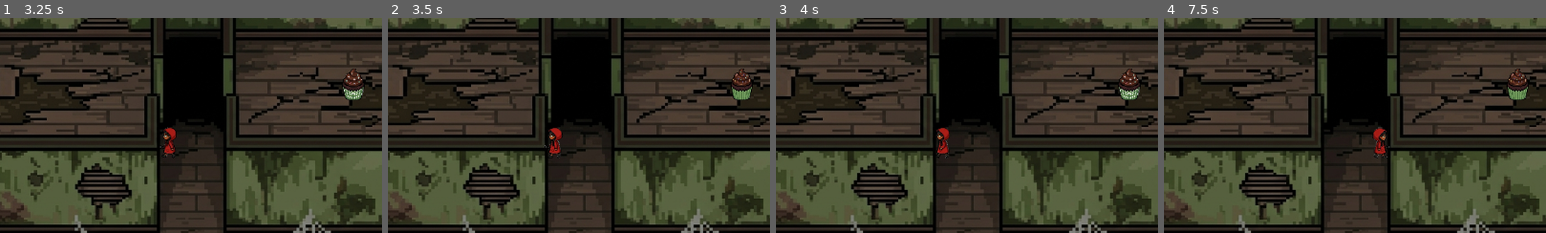
Above: before the commit, frames 1-4 (left to right).
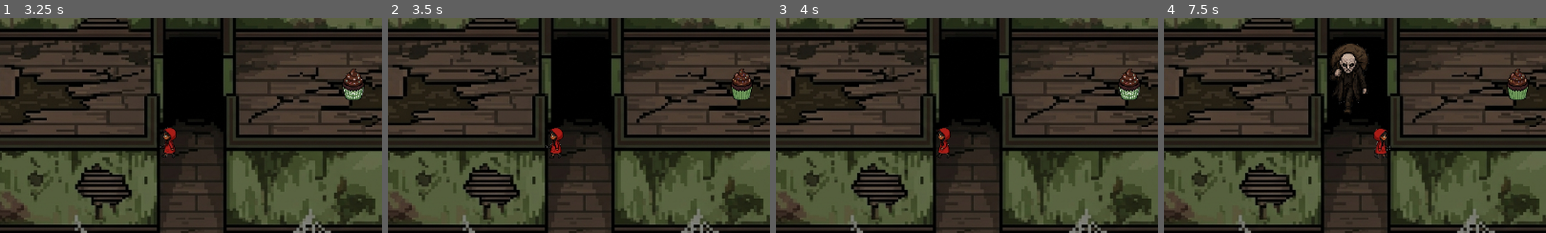
Above: after the commit, the same moments.

Repository: Guga-tab/KiHome
Game: Godot game, scene res://scenes/game_title.tscn
Same seed, same stepped clock (60 frames per second), same inputs: the game is played once before the commit and once after it.
Inputs (mouse positions are % of the whole screen's width and height, from its top left):
- Up to frame 1 (3.25 s): click (71, 71) at 0.5 s; hold Up (ui_up) 1.28-2.78 s; hold Left (ui_left) from 2.78 s (still down)
- Up to frame 2 (3.5 s): keep holding Left (ui_left)
- Up to frame 3 (4 s): keep holding Left (ui_left)
- Up to frame 4 (7.5 s): release Left (ui_left) at 4.28 s; hold Down (ui_down) 4.28-5.03 s; hold Right (ui_right) 5.03-5.78 s; hold Up (ui_up) 5.78-6.53 s; hold Right (ui_right) from 6.53 s (still down)
The pictures show only the part of the screen within x 25-75%, y 21-71%; the shares and areas given below are measured in that part.

Frame 1 is identical in both runs. In frame 2, 0.2% of the frame differs, in the area x 41-46%, y 51-66%; in frame 3, 0.2%; in frame 4, 1.6%, in the area x 43-60%, y 12-66%.

Commit message:
feat: enemy follows player

Diff:
--- a/entities/bag_man.tscn
+++ b/entities/bag_man.tscn
@@ -1,10 +1,11 @@
 [gd_scene format=3 uid="uid://y0hjy3k6wfrj"]
 
+[ext_resource type="Script" uid="uid://cyeqw0hlerk1r" path="res://scripts/bag_man.gd" id="1_mijk5"]
 [ext_resource type="Texture2D" uid="uid://06qr16s4jli0" path="res://assets/old_man.png" id="2_mijk5"]
 
 [sub_resource type="CapsuleShape2D" id="CapsuleShape2D_lj585"]
 radius = 89.0
-height = 294.0
+height = 186.0
 
 [sub_resource type="AtlasTexture" id="AtlasTexture_6pk20"]
 atlas = ExtResource("2_mijk5")
@@ -141,7 +142,11 @@
 "speed": 8.0
 }]
 
+[sub_resource type="RectangleShape2D" id="RectangleShape2D_lj585"]
+size = Vector2(182, 193)
+
 [node name="BagMan" type="CharacterBody2D" unique_id=328874900]
+script = ExtResource("1_mijk5")
 
 [node name="Collision" type="CollisionShape2D" parent="." unique_id=1745039390]
 shape = SubResource("CapsuleShape2D_lj585")
@@ -151,3 +156,10 @@
 sprite_frames = SubResource("SpriteFrames_kvhnv")
 animation = &"right"
 frame_progress = 0.099727966
+
+[node name="AreaCaptura" type="Area2D" parent="." unique_id=301291874]
+
+[node name="CollisionShape2D" type="CollisionShape2D" parent="AreaCaptura" unique_id=132875921]
+position = Vector2(-3, -10.5)
+shape = SubResource("RectangleShape2D_lj585")
+debug_color = Color(0.31961766, 0.62539345, 0, 0.41960785)
--- a/scenes/game.tscn
+++ b/scenes/game.tscn
@@ -14,19 +14,19 @@
 size = Vector2(1561.4742, 18.903004)
 
 [sub_resource type="RectangleShape2D" id="RectangleShape2D_u5sy4"]
-size = Vector2(480.76398, 63.98358)
+size = Vector2(480.76398, 85.76518)
 
 [sub_resource type="RectangleShape2D" id="RectangleShape2D_lj585"]
-size = Vector2(461.35437, 89.84956)
+size = Vector2(461.35437, 107.5471)
 
 [sub_resource type="RectangleShape2D" id="RectangleShape2D_gee14"]
-size = Vector2(1247.0005, 55.376347)
+size = Vector2(1247.0005, 91.2097)
 
 [sub_resource type="RectangleShape2D" id="RectangleShape2D_0tnpc"]
-size = Vector2(723.2728, 35.266937)
+size = Vector2(723.2728, 58.77823)
 
 [sub_resource type="RectangleShape2D" id="RectangleShape2D_vtaks"]
-size = Vector2(904.4029, 14.551955)
+size = Vector2(904.4029, 24.253258)
 
 [sub_resource type="RectangleShape2D" id="RectangleShape2D_kvpfn"]
 size = Vector2(33.64302, 21.641376)
@@ -36,6 +36,14 @@
 
 [sub_resource type="RectangleShape2D" id="RectangleShape2D_kvuet"]
 size = Vector2(8.905491, 18.609713)
+
+[sub_resource type="NavigationPolygon" id="NavigationPolygon_lj585"]
+vertices = PackedVector2Array(1076.1094, 588.0078, -28.976563, 585.0781, -26.109375, -22.15625, 1078.9766, -31.929688)
+polygons = Array[PackedInt32Array]([PackedInt32Array(0, 1, 2, 3)])
+outlines = Array[PackedVector2Array]([PackedVector2Array(-39, -35, -42, 598, 1089, 601, 1092, -45)])
+parsed_geometry_type = 1
+parsed_collision_mask = 1
+agent_radius = 12.95
 
 [node name="Game" type="Node2D" unique_id=1943465293]
 position = Vector2(53, 49)
@@ -68,9 +76,9 @@
 scale = Vector2(0.8827586, 1.5875969)
 
 [node name="CollisionShape2D" type="CollisionShape2D" parent="Scenario/left" unique_id=817938095]
-position = Vector2(-225.74454, 276.99304)
+position = Vector2(-214.85367, 276.99304)
 rotation = 1.5707964
-scale = Vector2(0.9999993, 0.99999934)
+scale = Vector2(0.9999992, 0.9999993)
 shape = SubResource("RectangleShape2D_u5sy4")
 
 [node name="right" type="StaticBody2D" parent="Scenario" unique_id=872263529]
@@ -78,16 +86,16 @@
 scale = Vector2(0.8827586, 1.5875969)
 
 [node name="CollisionShape2D" type="CollisionShape2D" parent="Scenario/right" unique_id=549319920]
-position = Vector2(1256.0889, 286.69788)
+position = Vector2(1247.24, 286.69788)
 rotation = 1.5707964
-scale = Vector2(0.99999946, 0.9999995)
+scale = Vector2(0.9999994, 0.9999994)
 shape = SubResource("RectangleShape2D_lj585")
 
 [node name="wall1" type="StaticBody2D" parent="Scenario" unique_id=224602145]
 scale = Vector2(1.0000001, 1)
 
 [node name="CollisionShape2D" type="CollisionShape2D" parent="Scenario/wall1" unique_id=1889107278]
-position = Vector2(55.881165, -303.51318)
+position = Vector2(55.881165, -275.06876)
 scale = Vector2(0.8827581, 1.5875955)
 shape = SubResource("RectangleShape2D_gee14")
 
@@ -95,7 +103,7 @@
 scale = Vector2(1.0000001, 1)
 
 [node name="CollisionShape2D2" type="CollisionShape2D" parent="Scenario/wall2" unique_id=353360933]
-position = Vector2(-349.70828, 36.148163)
+position = Vector2(-349.70828, 65.7778)
 scale = Vector2(0.77926236, 2.5204594)
 shape = SubResource("RectangleShape2D_0tnpc")
 
@@ -103,7 +111,7 @@
 scale = Vector2(1.0000001, 1)
 
 [node name="CollisionShape2D3" type="CollisionShape2D" parent="Scenario/wall3" unique_id=1829664669]
-position = Vector2(332.88385, 34.37036)
+position = Vector2(332.88385, 65.18518)
 scale = Vector2(0.60724986, 6.3527164)
 shape = SubResource("RectangleShape2D_vtaks")
 
@@ -111,7 +119,7 @@
 scale = Vector2(1.0000005, 1)
 
 [node name="CollisionShape2D3" type="CollisionShape2D" parent="Scenario/wall4" unique_id=310551412]
-position = Vector2(-78.1134, 11.851868)
+position = Vector2(-76.31093, -11.851839)
 scale = Vector2(0.6072498, 6.3527164)
 shape = SubResource("RectangleShape2D_kvpfn")
 
@@ -119,7 +127,7 @@
 scale = Vector2(1.0000012, 1)
 
 [node name="CollisionShape2D3" type="CollisionShape2D" parent="Scenario/wall5" unique_id=124890445]
-position = Vector2(66.69678, 11.40741)
+position = Vector2(67.89852, -14.222219)
 scale = Vector2(0.60724986, 6.3527164)
 shape = SubResource("RectangleShape2D_dinhu")
 
@@ -148,8 +156,12 @@
 scale = Vector2(0.2, 0.2)
 
 [node name="BagMan" parent="." unique_id=891398783 instance=ExtResource("5_p57ef")]
-position = Vector2(525, -143)
-scale = Vector2(0.6, 0.6)
+position = Vector2(522, 176)
+scale = Vector2(0.4, 0.4)
+
+[node name="NavigationAgent2D" type="NavigationAgent2D" parent="BagMan" unique_id=178021740]
+path_desired_distance = 9.0
+target_desired_distance = 9.0
 
 [node name="ReferenceRect1" type="ReferenceRect" parent="." unique_id=857755712 groups=["zonas_spawn"]]
 offset_left = 121.0
@@ -174,3 +186,7 @@
 offset_top = 397.0
 offset_right = 1007.0
 offset_bottom = 567.0
+
+[node name="NavigationRegion2D" type="NavigationRegion2D" parent="." unique_id=1396359503]
+position = Vector2(-10, 0)
+navigation_polygon = SubResource("NavigationPolygon_lj585")
--- /dev/null
+++ b/scripts/bag_man.gd
@@ -0,0 +1,114 @@
+extends CharacterBody2D
+
+@export var velocidade_inicial: float = 90.0
+@export var velocidade_maxima: float = 200.0
+@export var tempo_ate_maximo: float = 60.0
+@export var tempo_para_aparecer: float = 5.0
+@export var duracao_fade: float = 2.0
+@export var atraso_perseguicao: float = 1.5
+
+const INTERVALO_RASTRO := 0.1
+
+@onready var agente: NavigationAgent2D = $NavigationAgent2D
+@onready var anim: AnimatedSprite2D = $AnimatedSprite2D
+@onready var area_captura: Area2D = $AreaCaptura
+
+var player: Node2D
+var _tempo := 0.0
+var _acumulado := 0.0
+var _rastro: Array[Vector2] = []
+var _pronto := false
+var _ativo := false
+var _capturou := false
+var _layer_original := 0
+
+
+func _ready() -> void:
+	player = get_tree().get_first_node_in_group("player")
+
+	# Começa invisível, sem colisão com o jogador e sem capturar
+	modulate.a = 0.0
+	_layer_original = collision_layer
+	collision_layer = 0
+	area_captura.monitoring = false
+	area_captura.body_entered.connect(_on_area_captura_body_entered)
+
+	# Animação inicial
+	anim.animation = "down"
+	anim.frame = 0
+
+	await get_tree().physics_frame
+	_pronto = true
+
+	await get_tree().create_timer(tempo_para_aparecer).timeout
+	await _aparecer()
+
+
+func _aparecer() -> void:
+	var tween := create_tween()
+	tween.tween_property(self, "modulate:a", 1.0, duracao_fade)
+	await tween.finished
+
+	collision_layer = _layer_original
+	area_captura.monitoring = true
+	_ativo = true
+
+
+func _physics_process(delta: float) -> void:
+	if not _pronto or player == null or _capturou:
+		return
+
+	_registrar_rastro(delta)
+
+	if not _ativo:
+		return
+
+	_tempo += delta
+
+	if agente.is_navigation_finished():
+		velocity = Vector2.ZERO
+	else:
+		var proximo := agente.get_next_path_position()
+		velocity = global_position.direction_to(proximo) * _velocidade_atual()
+
+	move_and_slide()
+	_atualizar_animacao()
+
+
+func _on_area_captura_body_entered(body: Node2D) -> void:
+	if _capturou or not body.is_in_group("player"):
+		return
+	_capturou = true
+	velocity = Vector2.ZERO
+	get_tree().call_deferred("change_scene_to_file", "res://scenes/game_over.tscn")
+
+
+func _atualizar_animacao() -> void:
+	if velocity.length() < 1.0:
+		anim.stop()
+		return
+
+	var nome: String
+	if abs(velocity.x) > abs(velocity.y):
+		nome = "right" if velocity.x > 0 else "left"
+	else:
+		nome = "down" if velocity.y > 0 else "up"
+
+	anim.play(nome)
+
+
+func _registrar_rastro(delta: float) -> void:
+	_acumulado += delta
+	if _acumulado < INTERVALO_RASTRO:
+		return
+	_acumulado = 0.0
+	_rastro.append(player.global_position)
+
+	var passos := int(atraso_perseguicao / INTERVALO_RASTRO)
+	if _rastro.size() > passos:
+		agente.target_position = _rastro.pop_front()
+
+
+func _velocidade_atual() -> float:
+	var t := clampf(_tempo / tempo_ate_maximo, 0.0, 1.0)
+	return lerpf(velocidade_inicial, velocidade_maxima, t)
Not shown, added: scripts/bag_man.gd.uid
